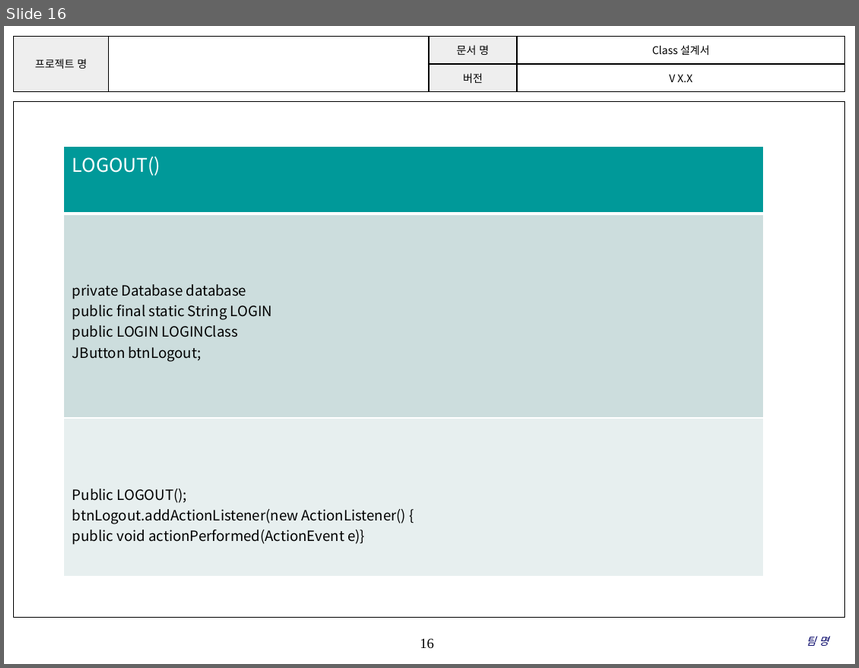
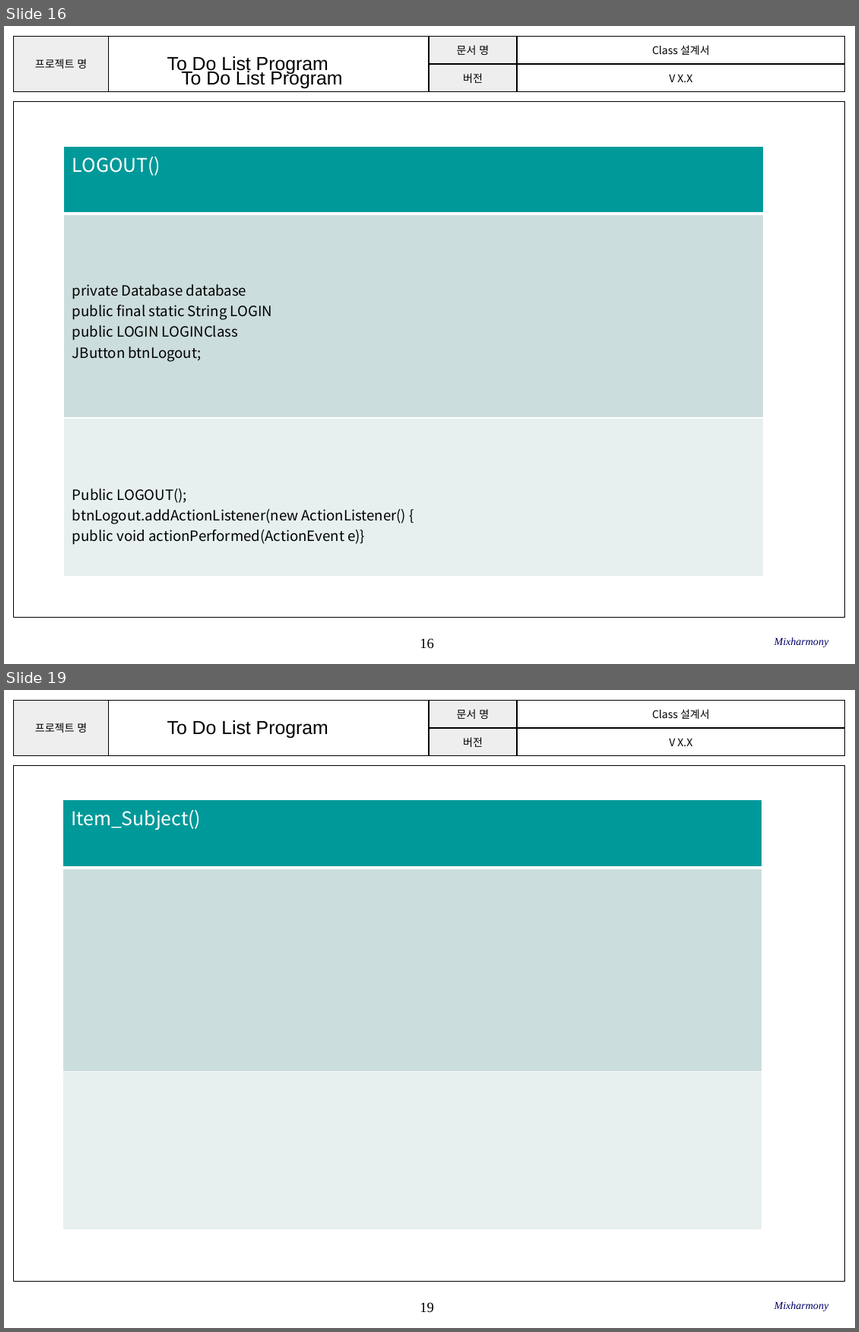
Before and after one commit to SE-admin/SE2017_2_mixharmony, a slide deck: doc/3_ 설계서/Class Design.pptx. Shown one above the other, each under a label of ours: slide 16 before the commit, slides 16 and 19 after it; the slides between them are not shown. The pictures are 859x668 and 859x1332 pixels, drawn with LibreOffice and Linux fonts; fonts in the diff are those of the drawing; background and template pictures are left out. Boxes give left, top, right and bottom in pixels: in the first picture for what was removed or moved away, otherwise in the second. Text is boxed around its words. In the diff, an @@ line names an element or a change of style, - is before the commit and + after.

Commit message:
#862 Class Design.pptx (Database,Item_Todolist, Item_subject 초안 작성 및 오타 수정)

```diff
--- a/doc/3_ 설계서/Class Design.pptx
+++ b/doc/3_ 설계서/Class Design.pptx
@@ slide 19 added at (x1=4, y1=690, x2=855, y2=1328), background #FFFFFF; not listed: 3 template elements that a slide beside it also shows @@
@@ text added at (x1=167, y1=720, x2=329, y2=738), 16 pt, text #000000 @@
+To Do List Program
@@ table added at (x1=63, y1=799, x2=762, y2=1230), 3 rows, 1 columns @@
+Item_Subject()
+
+
@@ text added at (x1=775, y1=1302, x2=829, y2=1312), 9 pt, text #000066, italic @@
+Mixharmony
@@ slide 16 changed as well @@
@@ text added at (x1=167, y1=56, x2=329, y2=75), 16 pt, text #000000 @@
+To Do List Program
@@ text added at (x1=181, y1=69, x2=342, y2=88), 16 pt, text #000000 @@
+To Do List Program
@@ text at (x1=775, y1=638, x2=829, y2=648): text changed @@
-팀 명
+Mixharmony
```
Also in this commit, not shown: 15 other slides changed, 2 other slides added.
